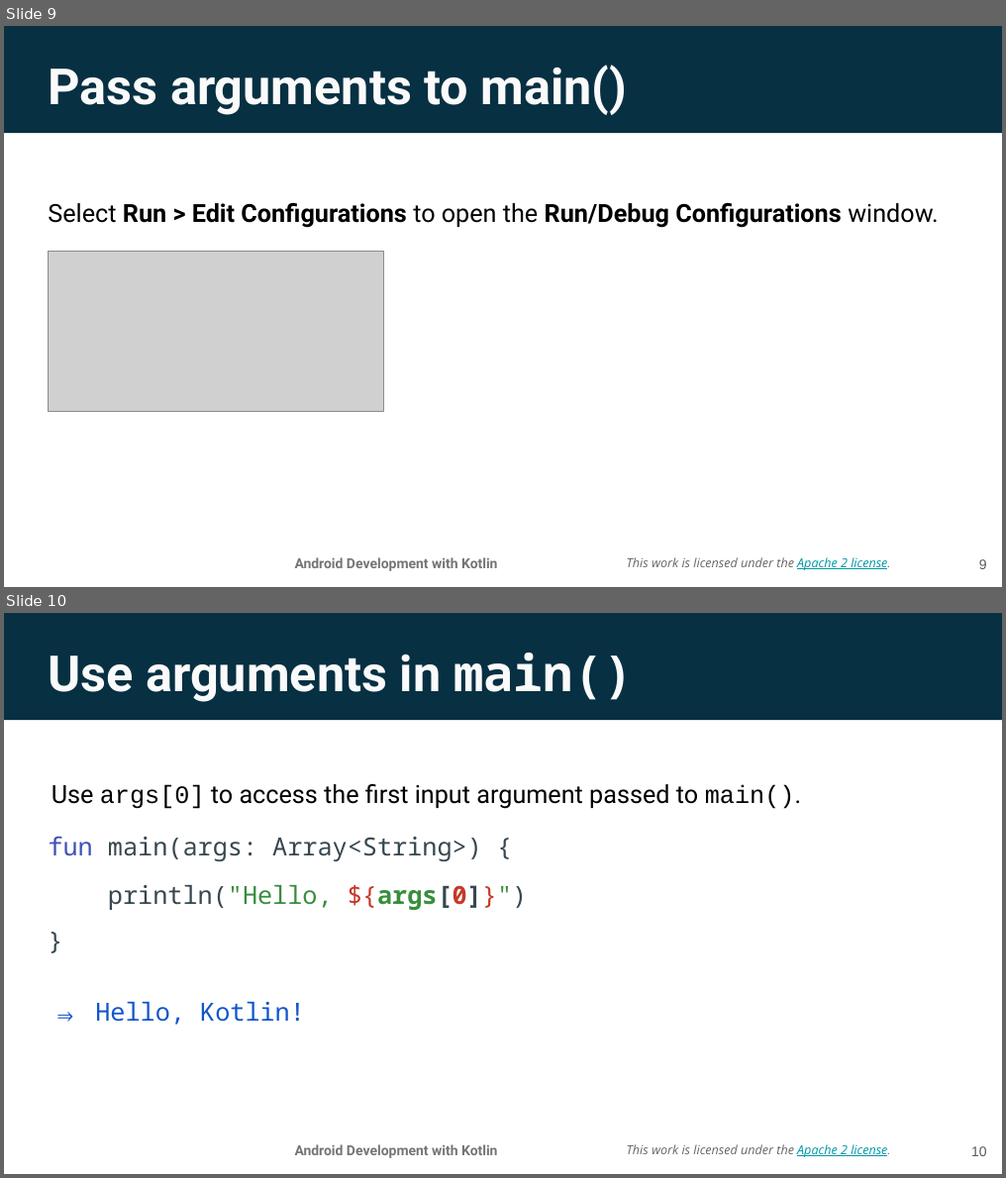
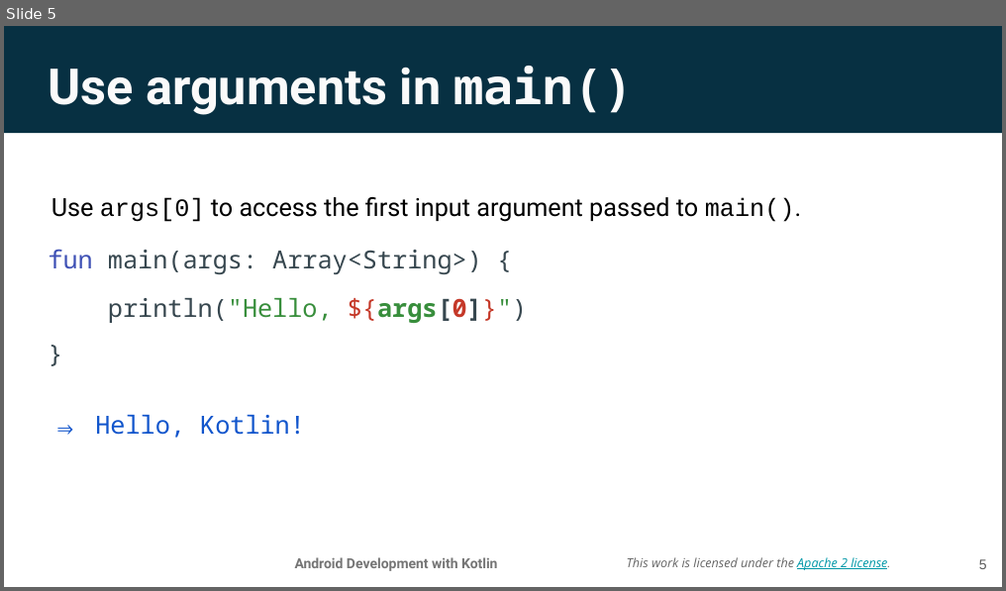
Before and after one commit to aadityaguptaa/Android-Bootcamp-PSNA, a slide deck: Day-0/Lesson 2_ Functions.pptx. Shown one above the other, each under a label of ours: slides 9 and 10 before the commit, slide 5 after it. The pictures are 1006x1178 and 1006x591 pixels, drawn with LibreOffice and Linux fonts; fonts in the diff are those of the drawing; grey boxes stand for pictures; background and template pictures are left out. Boxes give left, top, right and bottom in pixels: in the first picture for what was removed or moved away, otherwise in the second. Text is boxed around its words. In the diff, an @@ line names an element or a change of style, - is before the commit and + after.

```diff
--- a/Day-0/Lesson 2_ Functions.pptx
+++ b/Day-0/Lesson 2_ Functions.pptx
@@ slide 9 removed at [4,26,1002,587], background picture (left out); not listed: 3 template elements that a slide beside it also shows @@
@@ title removed at [48,65,628,115] @@
-Pass arguments to main()
@@ text removed at [48,203,939,228] @@
-Select Run > Edit Configurations to open the Run/Debug Configurations window.
@@ picture removed at [48,252,383,411] @@
@@ page number removed at [979,560,987,570] @@
-9
@@ what was slide 10 is now slide 5 @@
@@ page number at [979,560,987,570]: text changed @@
-10
+5
```
Also in this commit, not shown: 4 slides changed, 4 other slides removed.
